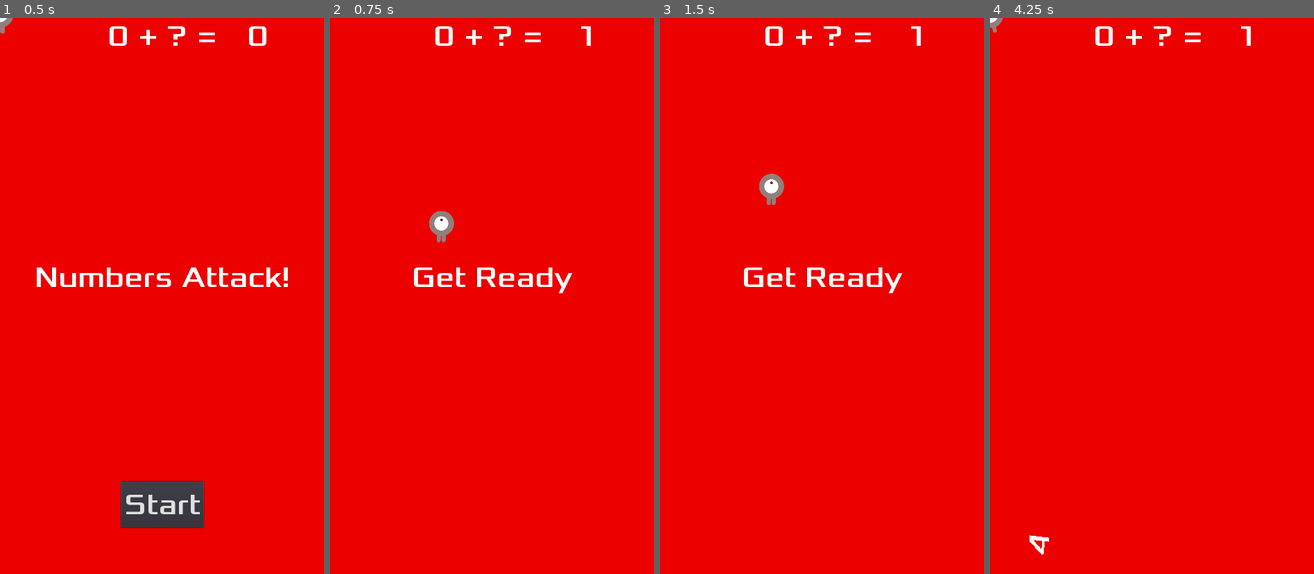
Above: before the commit, frames 1-4 (left to right).
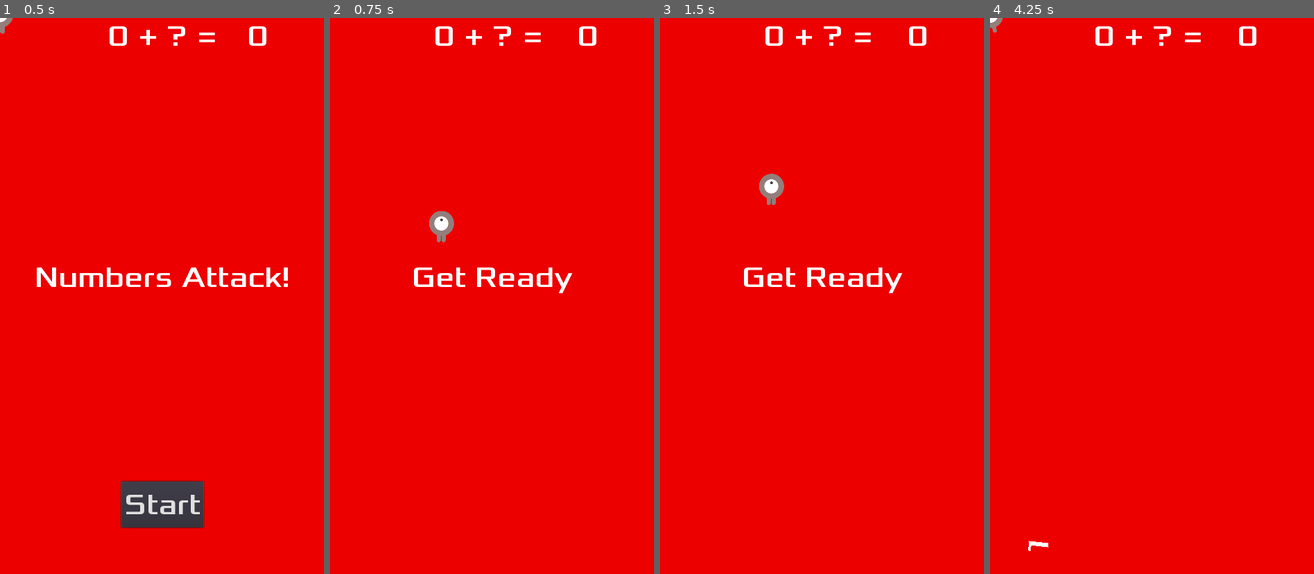
Above: after the commit, the same moments.

Repository: acs/numbers_attack
Game: Godot game, scene res://Main.tscn
Same seed, same stepped clock (60 frames per second), same inputs: the game is played once before the commit and once after it.
Inputs:
- Up to frame 1 (0.5 s): no input
- Up to frame 2 (0.75 s): click "Start" at 0.5 s
- Up to frame 3 (1.5 s): tap Enter at 1.25 s; hold Up (ui_up) from 1.28 s (still down)
- Up to frame 4 (4.25 s): release Up (ui_up) at 2.78 s; hold Left (ui_left) from 2.78 s (still down)

Frame 1 is identical in both runs. In frame 2, 0.1% of the frame differs, in the area x 76-83%, y 1-5%; in frame 3, 0.1%; in frame 4, 0.3%, in the area x 11-83%, y 1-97%.

Commit message:
Configure max number as a global constant

Diff:
--- a/HUD.gd
+++ b/HUD.gd
@@ -21,9 +21,9 @@
 #func update_score(score):
 #	$ScoreLabel.text = str(score)
 
-func update_goal(total):
+func update_goal(total, max_number):
 	$Operation.text = str(total) + " + ? = "
-	$Goal.text = str(round(total + rand_range(0, 9)))
+	$Goal.text = str(round(total + rand_range(0, max_number)))
 
 func _on_StartButton_pressed():
 	$StartButton.hide()
--- a/Main.gd
+++ b/Main.gd
@@ -5,6 +5,8 @@
 
 var score
 var total
+
+const MAX_NUMBER = 2
 
 func _ready():
 	randomize()
@@ -28,13 +30,13 @@
 	if int($HUD/Goal.text) != $Player.total_sum:
 		game_over()
 	else:
-		$HUD.update_goal($Player.total_sum)
+		$HUD.update_goal($Player.total_sum, MAX_NUMBER)
 
 func new_game():
 	score = 0
 	total = 0
 	# $HUD.update_score(score)
-	$HUD.update_goal(total)
+	$HUD.update_goal(total, MAX_NUMBER)
 	$HUD.show_message("Get Ready")
 	$Player.start($StartPosition.position)
 	$StartTimer.start()
@@ -56,7 +58,7 @@
 	# Set the velocity (speed & direction).
 	number.linear_velocity = Vector2(rand_range(number.min_speed, number.max_speed), 0)
 	number.linear_velocity = number.linear_velocity.rotated(direction)
-	number.show_number(str(round(rand_range(0, 9))))
+	number.show_number(str(round(rand_range(0, MAX_NUMBER))))
 
 func add_mob():
 	# Create a Mob instance and add it to the scene.
